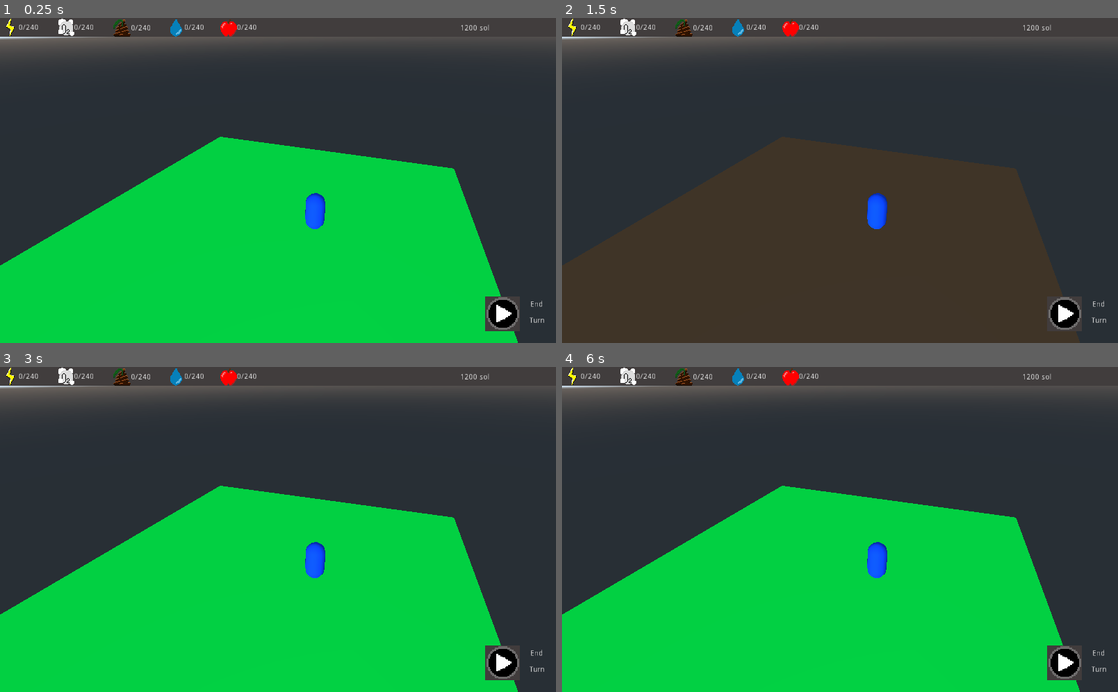
Above: before the commit, frames 1-4 (two rows, left to right).
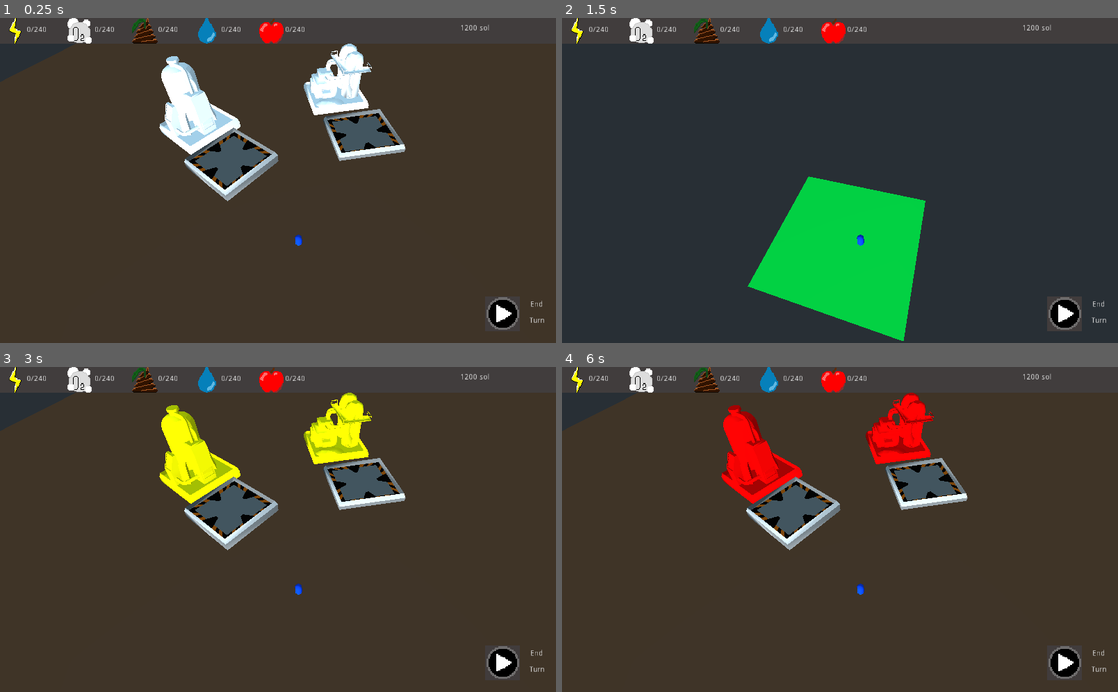
Above: after the commit, the same moments.

Repository: AngryCyboot/LD52
Game: Godot game, scene res://Scènes/Scene principale.tscn
The game is run twice, just before and just after one commit, with the same random seed, the same clock (stepped at 60 frames per second) and the same inputs.
Inputs:
- Up to frame 1 (0.25 s): no input
- Up to frame 2 (1.5 s): tap Enter at 0.5 s; hold D 0.53-1.28 s; tap I at 0.6 s; tap Space at 1.25 s; hold A from 1.28 s (still down); tap Tab at 1.35 s
- Up to frame 3 (3 s): tap Enter at 2 s; release A at 2.03 s; hold D from 2.03 s (still down); tap I at 2.1 s; tap Space at 2.75 s; tap Tab at 2.85 s
- Up to frame 4 (6 s): tap Enter at 3.5 s; release D at 3.53 s; hold A 3.53-5.78 s; tap I at 3.6, 5.1 s; tap Space at 4.25 s; tap Tab at 4.35, 5.85 s; hold D from 5.78 s (still down)

The runs differ from the first frame. In frame 1, 55% of the frame differs, in the area x 0-100%, y 0-100%; in frame 2, 14%; in frame 3, 55%; in frame 4, 55%.

Commit message:
main buildings

Diff:
--- a/GodotFiles/Scènes/Base.tscn
+++ b/GodotFiles/Scènes/Base.tscn
@@ -1,10 +1,13 @@
-[gd_scene load_steps=4 format=2]
+[gd_scene load_steps=7 format=2]
 
 [ext_resource path="res://Scènes/VueGenerique.tscn" type="PackedScene" id=1]
 [ext_resource path="res://materials et shaders/Poo.tres" type="Material" id=2]
+[ext_resource path="res://Scènes/WaterRecycler.tscn" type="PackedScene" id=3]
+[ext_resource path="res://Scènes/OxyRecycler.tscn" type="PackedScene" id=4]
+[ext_resource path="res://Scènes/Placement.tscn" type="PackedScene" id=5]
 
 [sub_resource type="QuadMesh" id=1]
-size = Vector2( 10, 10 )
+size = Vector2( 100, 100 )
 
 [node name="Base" instance=ExtResource( 1 )]
 
@@ -18,3 +21,16 @@
 transform = Transform( 1, 0, 0, 0, -4.37114e-08, 1, 0, -1, -4.37114e-08, 0, 0, 0 )
 mesh = SubResource( 1 )
 material/0 = ExtResource( 2 )
+
+[node name="WaterRecycler" parent="." index="3" instance=ExtResource( 3 )]
+transform = Transform( -0.434147, 0, 0.900842, 0, 1, 0, -0.900842, 0, -0.434147, 0, 0, -19.2707 )
+
+[node name="Placement" parent="WaterRecycler" index="0" instance=ExtResource( 5 )]
+transform = Transform( 1, 0, 0, 0, 1, 0, 0, 0, 1, -7.37139, 0, 0.69919 )
+skeleton = NodePath("../..")
+
+[node name="OxyRecycler" parent="." index="4" instance=ExtResource( 4 )]
+transform = Transform( -0.907799, 0, 0.419405, 0, 1, 0, -0.419405, 0, -0.907799, -12.3788, 0.5, -9.88476 )
+
+[node name="Placement" parent="OxyRecycler" index="0" instance=ExtResource( 5 )]
+transform = Transform( 1, 0, 2.98023e-08, 0, 1, 0, -2.98023e-08, 0, 1, -6.71753, 0, -1.24883 )
--- a/GodotFiles/Scènes/Batiment.tscn
+++ b/GodotFiles/Scènes/Batiment.tscn
@@ -7,9 +7,7 @@
 material = ExtResource( 2 )
 size = Vector3( 1, 1, 1 )
 
-[node name="Spatial" type="Spatial"]
-
-[node name="Batiment" type="MeshInstance" parent="."]
+[node name="Batiment" type="MeshInstance"]
 transform = Transform( 1, 0, 0, 0, 1, 0, 0, 0, 1, 0, 0.5, 0 )
 mesh = SubResource( 1 )
 script = ExtResource( 1 )
--- /dev/null
+++ b/GodotFiles/Scènes/OxyRecycler.tscn
@@ -0,0 +1,9 @@
+[gd_scene load_steps=4 format=2]
+
+[ext_resource path="res://models/OxyRecycler.obj" type="ArrayMesh" id=1]
+[ext_resource path="res://materials et shaders/LowPolyMat.tres" type="Material" id=2]
+[ext_resource path="res://Scènes/Batiment.tscn" type="PackedScene" id=3]
+
+[node name="OxyRecycler" instance=ExtResource( 3 )]
+mesh = ExtResource( 1 )
+activeMaterial = ExtResource( 2 )
--- /dev/null
+++ b/GodotFiles/Scènes/Placement.tscn
@@ -0,0 +1,8 @@
+[gd_scene load_steps=3 format=2]
+
+[ext_resource path="res://models/Placement.obj" type="ArrayMesh" id=1]
+[ext_resource path="res://materials et shaders/LowPolyMat.tres" type="Material" id=2]
+
+[node name="Placement" type="MeshInstance"]
+mesh = ExtResource( 1 )
+material/0 = ExtResource( 2 )
--- a/GodotFiles/Scènes/Scene principale.tscn
+++ b/GodotFiles/Scènes/Scene principale.tscn
@@ -10,7 +10,7 @@
 script = ExtResource( 3 )
 
 [node name="Camera" type="Camera" parent="."]
-transform = Transform( 0.924093, -0.172698, 0.340922, -0.0191218, 0.870062, 0.492571, -0.381689, -0.4617, 0.800716, 2.41233, 4.42453, 5.24996 )
+transform = Transform( 0.944601, -0.193579, 0.265059, -0.0726969, 0.664112, 0.74409, -0.320069, -0.722137, 0.613249, 3.808, 16.733, 8.525 )
 fov = 63.7015
 
 [node name="UI" parent="Camera" instance=ExtResource( 5 )]
--- a/GodotFiles/Scènes/UI.tscn
+++ b/GodotFiles/Scènes/UI.tscn
@@ -29,69 +29,74 @@
 
 [node name="Polygon2D" type="Polygon2D" parent="."]
 color = Color( 0.254902, 0.239216, 0.239216, 1 )
-polygon = PoolVector2Array( 0, 35, 1024, 35, 1024, 0, 0, 0 )
+polygon = PoolVector2Array( 0, 48, 1024, 48, 1024, 0, 0, 0 )
 
 [node name="ElectricityIcon" type="Sprite" parent="."]
-position = Vector2( 19, 17 )
+position = Vector2( 28, 24 )
+scale = Vector2( 1.5, 1.5 )
 texture = ExtResource( 2 )
 
 [node name="OxygenIcon" type="Sprite" parent="."]
-position = Vector2( 121, 17 )
+position = Vector2( 145, 24 )
+scale = Vector2( 1.5, 1.5 )
 texture = ExtResource( 3 )
 
 [node name="FertilizerIcon" type="Sprite" parent="."]
-position = Vector2( 225, 18 )
+position = Vector2( 267, 24 )
+scale = Vector2( 1.5, 1.5 )
 texture = ExtResource( 4 )
 
 [node name="WaterIcon" type="Sprite" parent="."]
-position = Vector2( 324, 18 )
+position = Vector2( 381, 24 )
+scale = Vector2( 1.5, 1.5 )
 texture = ExtResource( 5 )
 
 [node name="FoodIcon" type="Sprite" parent="."]
-position = Vector2( 421, 18 )
+position = Vector2( 500, 24 )
+scale = Vector2( 1.5, 1.5 )
 texture = ExtResource( 6 )
 
 [node name="ElectricityLabel" type="RichTextLabel" parent="."]
-margin_left = 34.0
-margin_top = 11.0
-margin_right = 97.0
-margin_bottom = 30.0
+margin_left = 49.0
+margin_top = 15.0
+margin_right = 112.0
+margin_bottom = 34.0
 __meta__ = {
 "_edit_use_anchors_": true
 }
 
 [node name="OxygenLabel" type="RichTextLabel" parent="."]
-margin_left = 136.0
-margin_top = 11.0
-margin_right = 199.0
-margin_bottom = 30.0
+margin_left = 174.0
+margin_top = 15.0
+margin_right = 237.0
+margin_bottom = 34.0
 __meta__ = {
 "_edit_use_anchors_": true
 }
 
 [node name="FertilizerLabel" type="RichTextLabel" parent="."]
-margin_left = 241.0
-margin_top = 12.0
-margin_right = 304.0
-margin_bottom = 31.0
+margin_left = 291.0
+margin_top = 15.0
+margin_right = 354.0
+margin_bottom = 34.0
 __meta__ = {
 "_edit_use_anchors_": true
 }
 
 [node name="WaterLabel" type="RichTextLabel" parent="."]
-margin_left = 339.0
-margin_top = 11.0
-margin_right = 402.0
-margin_bottom = 30.0
+margin_left = 407.0
+margin_top = 15.0
+margin_right = 470.0
+margin_bottom = 34.0
 __meta__ = {
 "_edit_use_anchors_": true
 }
 
 [node name="FoodLabel" type="RichTextLabel" parent="."]
-margin_left = 436.0
-margin_top = 11.0
-margin_right = 499.0
-margin_bottom = 30.0
+margin_left = 525.0
+margin_top = 15.0
+margin_right = 588.0
+margin_bottom = 34.0
 __meta__ = {
 "_edit_use_anchors_": true
 }
--- /dev/null
+++ b/GodotFiles/Scènes/WaterRecycler.tscn
@@ -0,0 +1,9 @@
+[gd_scene load_steps=4 format=2]
+
+[ext_resource path="res://models/WaterRecycler.obj" type="ArrayMesh" id=1]
+[ext_resource path="res://materials et shaders/LowPolyMat.tres" type="Material" id=2]
+[ext_resource path="res://Scènes/Batiment.tscn" type="PackedScene" id=3]
+
+[node name="WaterRecycler" instance=ExtResource( 3 )]
+mesh = ExtResource( 1 )
+activeMaterial = ExtResource( 2 )
Not shown: 1 places in GodotFiles/Scènes/Scene principale.tscn that only renumber resources
Not shown, added: GodotFiles/models/OxyRecycler.obj
Not shown, added: GodotFiles/models/OxyRecycler.obj.import
Not shown, added: GodotFiles/models/Placement.obj
Not shown, added: GodotFiles/models/Placement.obj.import
Not shown, added: GodotFiles/models/WaterRecycler.obj
Not shown, added: GodotFiles/models/WaterRecycler.obj.import
Not shown, changed: WIP/MainBuildings.blend
Not shown, added: WIP/MainBuildings.blend1
Not shown, added: WIP/MainBuildings.obj
Not shown, added: WIP/OxyRecycler.obj
Not shown, added: WIP/Placement.obj
(and 1 more such lines)
